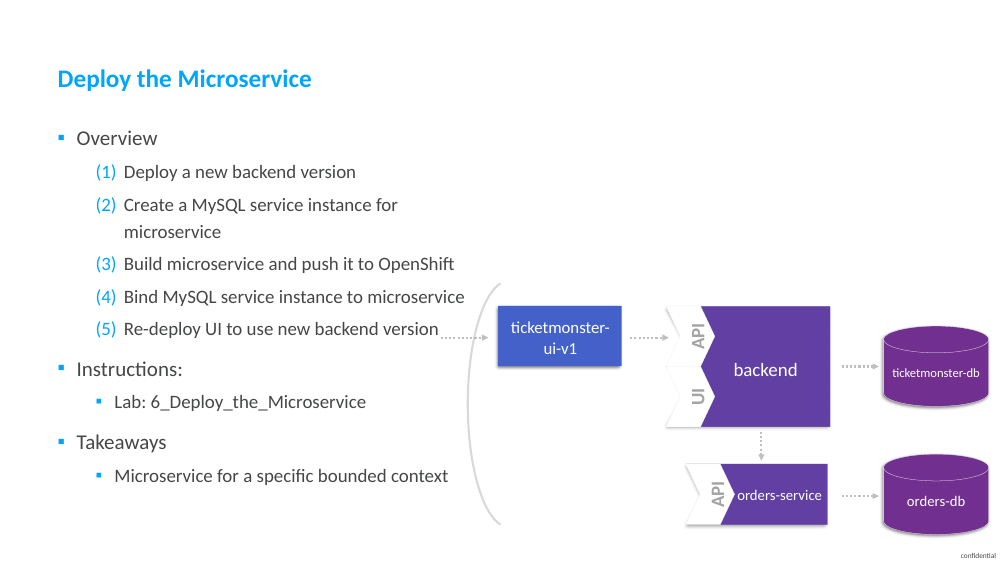
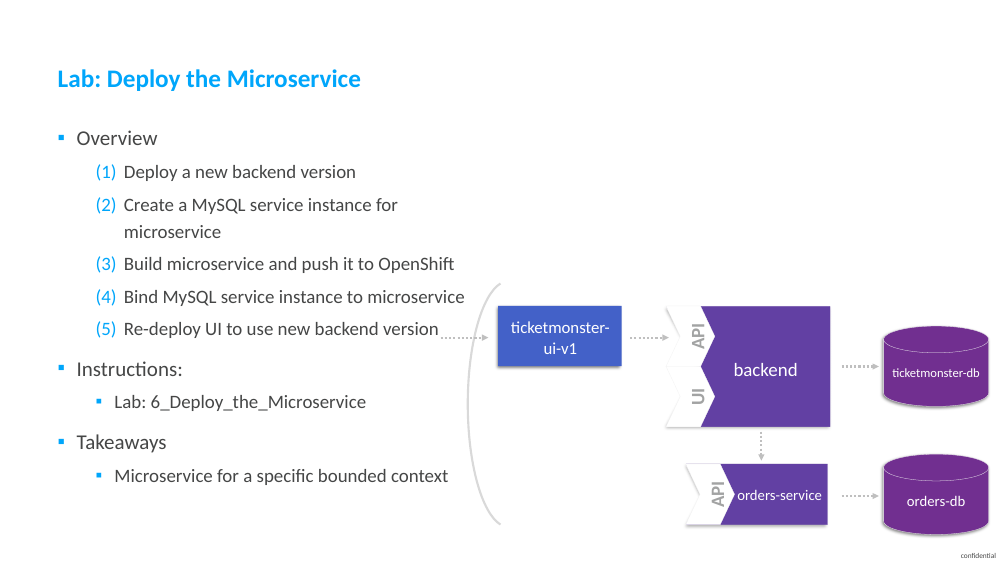
Before and after one commit to thiagobien/ACL, a slide deck: slide 20 of workshop/03_Monolith_to_Microservices/ACMWorkshop_Monolith_to_Microservices.pptx. Drawn at 1008x567 pixels with LibreOffice and Linux fonts; fonts in the diff are those of the drawing. Boxes give left, top, right and bottom in pixels: in the first picture for what was removed or moved away, otherwise in the second. Text is boxed around its words. In the diff, an @@ line names an element or a change of style, - is before the commit and + after.

```diff
--- a/workshop/03_Monolith_to_Microservices/ACMWorkshop_Monolith_to_Microservices.pptx
+++ b/workshop/03_Monolith_to_Microservices/ACMWorkshop_Monolith_to_Microservices.pptx
@@ title at <box>58,69,361,91</box>: text changed @@
-Deploy the Microservice
+Lab: Deploy the Microservice
```
Also in this commit, not shown: 11 other slides changed, 2 slides added, 2 slides removed, 13 other files.
